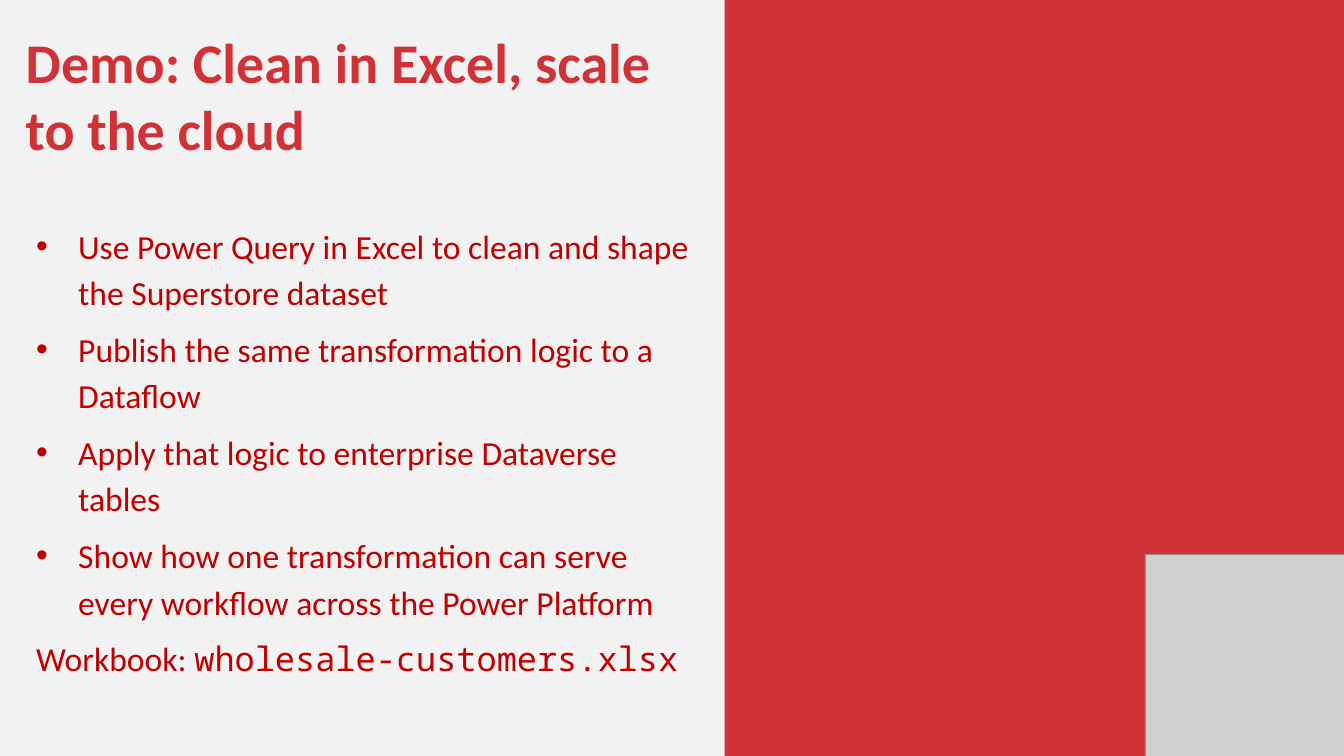
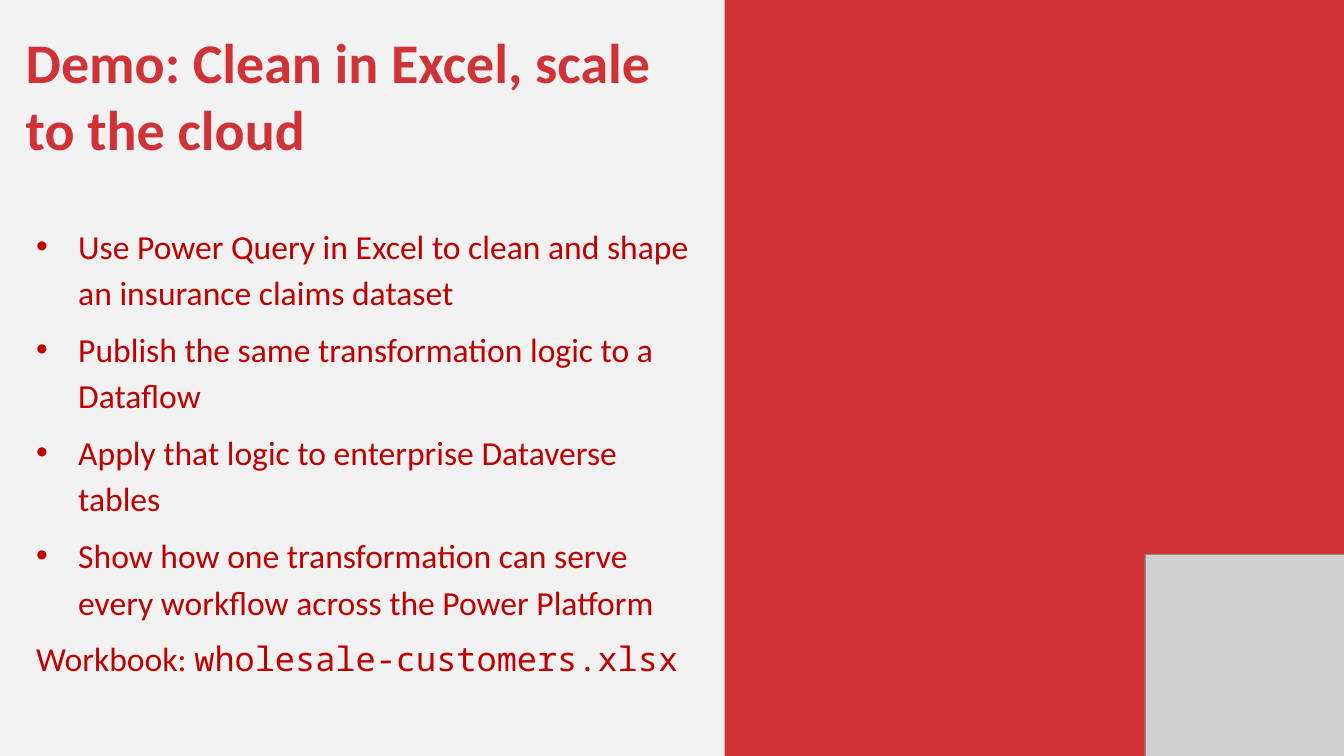
Before and after one commit to stringfestdata/ai-for-excel-in-a-week, a slide deck: slide 6 of day-2-power-query-and-dataflows/day-2-power-query-dataflows.pptx (slide 5 before the commit). Drawn at 1344x756 pixels with LibreOffice and Linux fonts; fonts in the diff are those of the drawing; grey boxes stand for pictures. Boxes give left, top, right and bottom in pixels: in the first picture for what was removed or moved away, otherwise in the second. Text is boxed around its words. In the diff, an @@ line names an element or a change of style, - is before the commit and + after.

```diff
--- a/day-2-power-query-and-dataflows/day-2-power-query-dataflows.pptx
+++ b/day-2-power-query-and-dataflows/day-2-power-query-dataflows.pptx
@@ text at [78, 235, 688, 306]: text changed @@
-• Use Power Query in Excel to clean and shape the Superstore dataset
+• Use Power Query in Excel to clean and shape an insurance claims dataset
```
Also in this commit, not shown: 2 other slides changed, 1 slide added, 40 other files.
